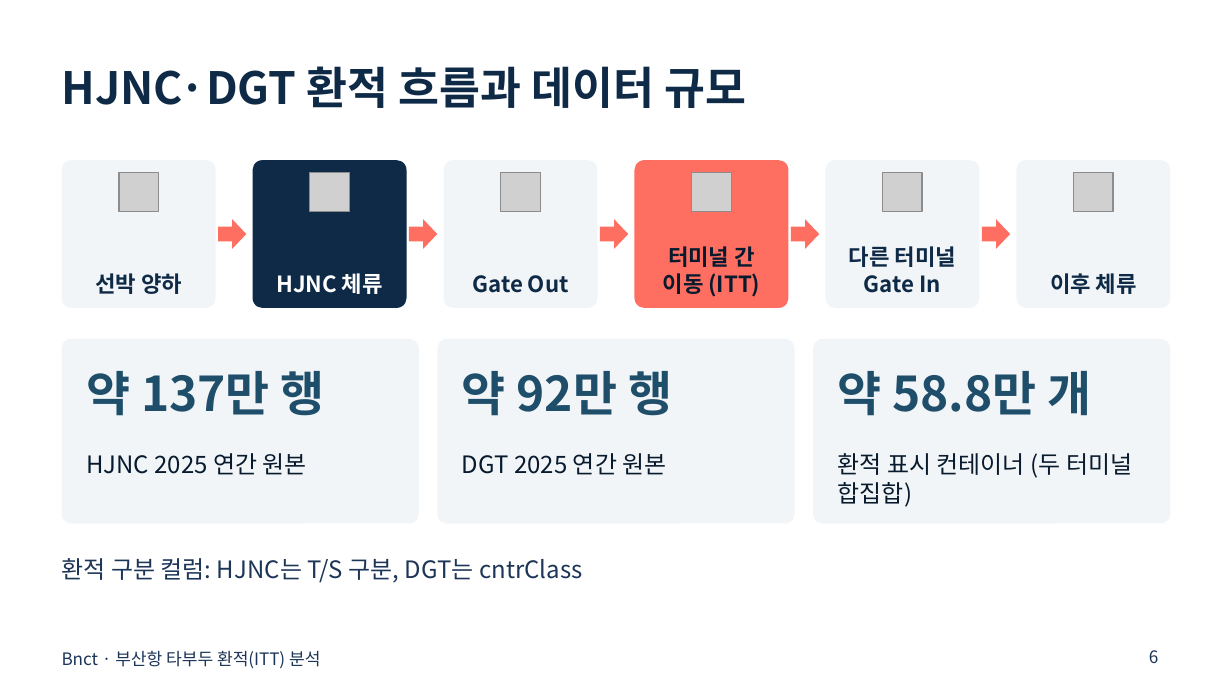
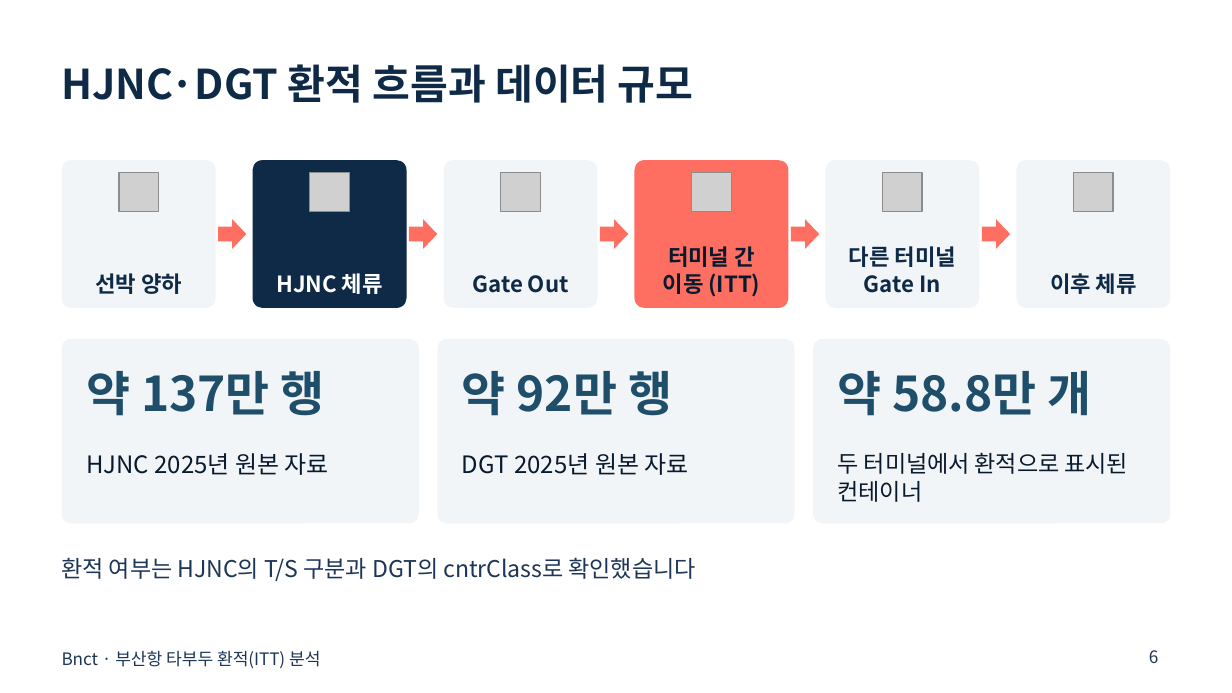
Before and after one commit to busan-itt/PPT, a slide deck: slide 6 of busan_itt_presentation.pptx. Drawn at 1232x693 pixels with LibreOffice and Linux fonts; fonts in the diff are those of the drawing; grey boxes stand for pictures. Boxes give left, top, right and bottom in pixels: in the first picture for what was removed or moved away, otherwise in the second. Text is boxed around its words. In the diff, an @@ line names an element or a change of style, - is before the commit and + after.

Commit message:
발표자료 가독성 개선 및 원본 수치·용어 검증 반영

```diff
--- a/busan_itt_presentation.pptx
+++ b/busan_itt_presentation.pptx
@@ title "HJNC·DGT 환적 흐름과 데이터 규모" at (x1=62, y1=64, x2=694, y2=103): size 26 to 24 pt @@
@@ text at (x1=86, y1=453, x2=329, y2=475): text changed @@
-HJNC 2025 연간 원본
+HJNC 2025년 원본 자료
@@ text at (x1=462, y1=453, x2=689, y2=475): text changed @@
-DGT 2025 연간 원본
+DGT 2025년 원본 자료
@@ text at (x1=838, y1=453, x2=1129, y2=502): text changed; size 14 to 13.5 pt @@
-환적 표시 컨테이너 (두 터미널 합집합)
+두 터미널에서 환적으로 표시된 컨테이너
@@ text at (x1=62, y1=557, x2=696, y2=581): text changed; size 14 to 13.5 pt @@
-환적 구분 컬럼: HJNC는 T/S 구분, DGT는 cntrClass
+환적 여부는 HJNC의 T/S 구분과 DGT의 cntrClass로 확인했습니다
```
Also in this commit, not shown: 10 other slides changed, 8 slides added, 7 slides removed, 2 other files.
